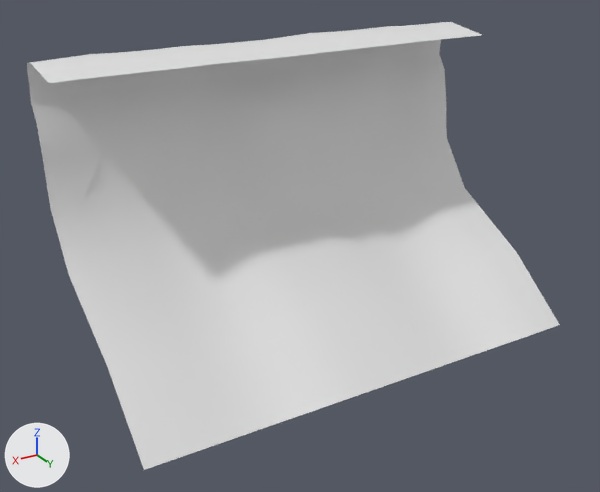
Before and after pictures for a commit that changed the FBX model Assets/Models/Rocks/RockWall01.fbx.
One viewpoint serves both versions: a 50 mm lens placed at (108.9, 153.2, 29.4), pointed at (29.2, 20.3, -37.0). Every picture has the same lights, and +X, +Y and +Z are marked at lower left. Materials are left out; every surface is plain grey. Where no turn or scale is listed for an object, it has been applied to the vertices.

Names of what the first picture shows: 'RockWall01'.
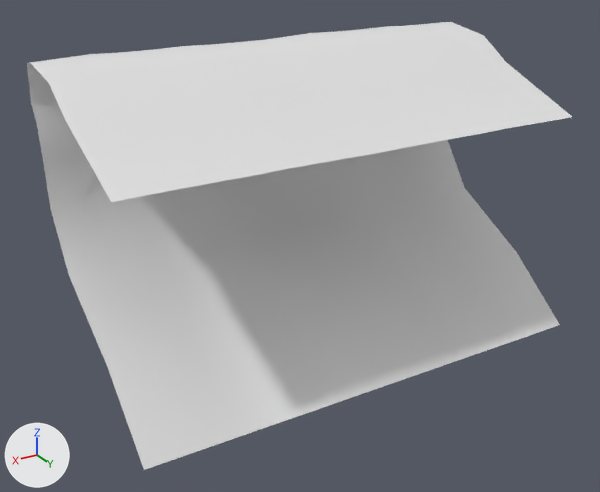
Boxes (x1, y1, x2, y2) around the edits, measured in the pictures (600 x 492 px):
'RockWall01', reshaped: before (27, 22, 560, 470); after (27, 22, 572, 470)
part 1 of me_cube_001, added: after (49, 35, 572, 202)

The edits, one by one:
me_cube_001 is used by ob_rockwall01; location (0.0, 0.0, 0.0).
me_cube_001 had 204 vertices, 176 faces and spanned x -24.4..73.1, y -4.6..43.1, z -59.5..1.1.
me_cube_001 now has 238 vertices, 208 faces and spans x -24.4..73.1, y -4.6..43.1, z -59.5..1.1.
Part 1, on me_cube_001:
14 vertices are added at x -18.3..60.9, y 18.8..39.1, z -13.3..-5.4.
11 new vertices lie (0.0, 7.8, -4.7) away from vertices in x -24.4..73.1, y 11.1, z -0.8..-0.6.
9 new vertices lie (0.0, 20.2, -7.9) away from vertices in x -24.4..73.1, y 18.9, z -5.5..-5.3.
32 new faces join them.
